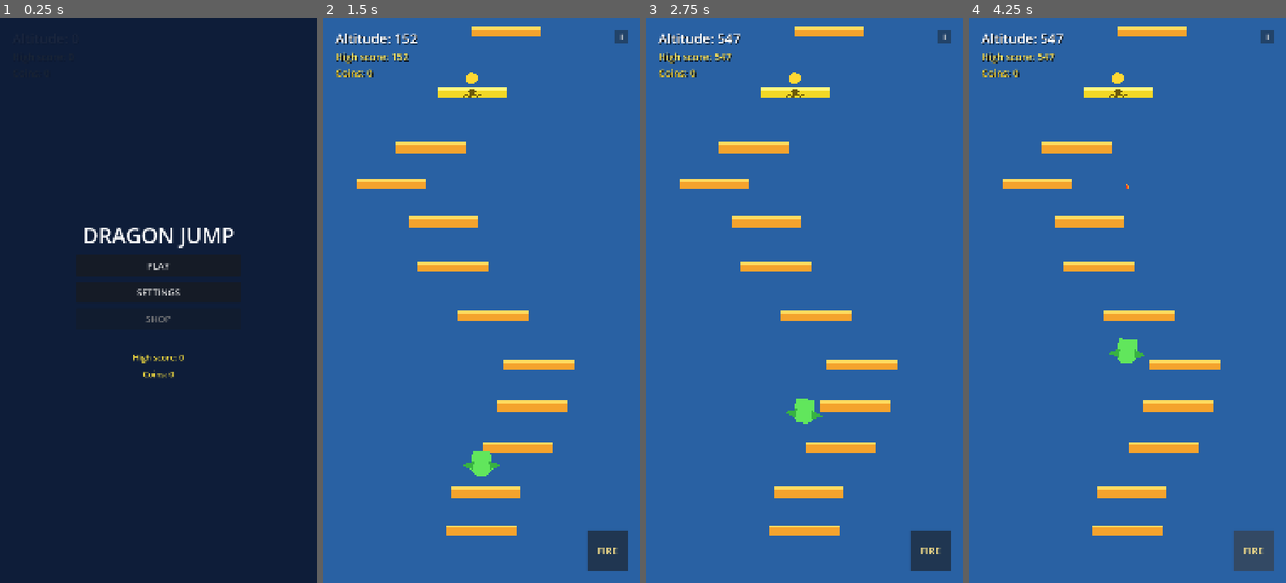
Above: before the commit, frames 1-4 (left to right).
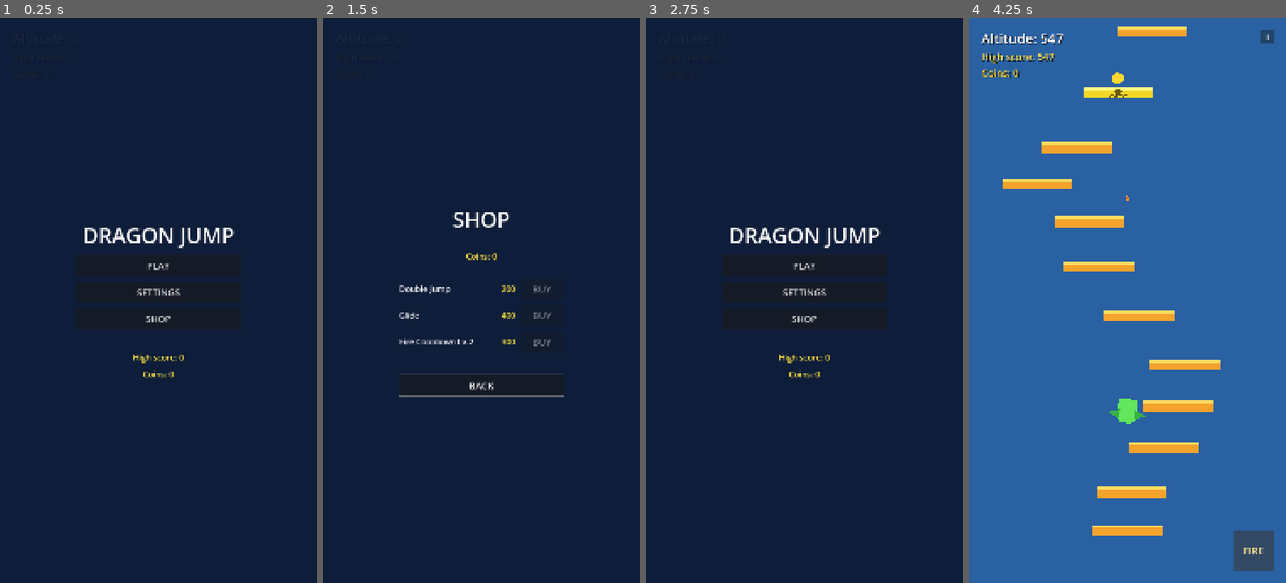
Above: after the commit, the same moments.

Repository: bugrackm/Dragon-Jump
Game: Godot game, scene res://scenes/Main.tscn
Two runs of this game, one before a commit and one after it. Both use one fixed random seed, a clock stepped at 60 frames per second and the inputs below.
Inputs (mouse positions are in pixels of both pictures, inside the frame that each line leads up to):
- Up to frame 1 (0.25 s): no input
- Up to frame 2 (1.5 s): click (481, 317) at 0.5 s, where only the run after the commit has a clickable "SHOP"; click (481, 266) at 1.25 s, where only the run before the commit has a clickable "PLAY"
- Up to frame 3 (2.75 s): click (804, 385) at 2 s, where only the run after the commit has a clickable "BACK"
- Up to frame 4 (4.25 s): click (1127, 266) at 2.75 s, where only the run after the commit has a clickable "PLAY"; click "FIRE" at 3.5 s

The runs differ from the first frame. In frame 1, less than 0.1% of the frame differs, in the area x 46-54%, y 52-54%; in frame 2, 100%, in the area x 0-100%, y 0-100%; in frame 3, 100%; in frame 4, 0.6%.

Commit message:
feat: M3b shop + ability persistence — purchase unlocks, schema v4 migration, ability gating

Diff:
--- a/scenes/MainMenu.tscn
+++ b/scenes/MainMenu.tscn
@@ -55,7 +55,7 @@
 layout_mode = 2
 theme_override_colors/font_disabled_color = Color(0.5, 0.5, 0.5, 1)
 theme_override_font_sizes/font_size = 32
-disabled = true
+disabled = false
 text = "SHOP"
 
 [node name="Spacer" type="Control" parent="CenterContainer/VBoxContainer"]
--- /dev/null
+++ b/scenes/ShopScreen.tscn
@@ -0,0 +1,146 @@
+[gd_scene load_steps=2 format=3]
+
+[ext_resource type="Script" path="res://scripts/ShopScreen.gd" id="1_shop"]
+
+[node name="ShopScreen" type="CanvasLayer"]
+process_mode = 3
+visible = false
+layer = 60
+script = ExtResource("1_shop")
+
+[node name="Background" type="ColorRect" parent="."]
+process_mode = 3
+anchors_preset = 15
+anchor_right = 1.0
+anchor_bottom = 1.0
+grow_horizontal = 2
+grow_vertical = 2
+mouse_filter = 0
+color = Color(0.05, 0.1, 0.2, 0.95)
+
+[node name="CenterContainer" type="CenterContainer" parent="."]
+process_mode = 3
+anchors_preset = 15
+anchor_right = 1.0
+anchor_bottom = 1.0
+grow_horizontal = 2
+grow_vertical = 2
+
+[node name="VBoxContainer" type="VBoxContainer" parent="CenterContainer"]
+custom_minimum_size = Vector2(560, 0)
+layout_mode = 2
+theme_override_constants/separation = 18
+alignment = 1
+
+[node name="TitleLabel" type="Label" parent="CenterContainer/VBoxContainer"]
+layout_mode = 2
+theme_override_colors/font_color = Color(1, 1, 1, 1)
+theme_override_font_sizes/font_size = 72
+text = "SHOP"
+horizontal_alignment = 1
+
+[node name="TitleSpacer" type="Control" parent="CenterContainer/VBoxContainer"]
+custom_minimum_size = Vector2(0, 20)
+layout_mode = 2
+mouse_filter = 2
+
+[node name="CoinLabel" type="Label" parent="CenterContainer/VBoxContainer"]
+layout_mode = 2
+theme_override_colors/font_color = Color(1, 0.9, 0.25, 1)
+theme_override_font_sizes/font_size = 28
+text = "Coins: 0"
+horizontal_alignment = 1
+
+[node name="CoinSpacer" type="Control" parent="CenterContainer/VBoxContainer"]
+custom_minimum_size = Vector2(0, 20)
+layout_mode = 2
+mouse_filter = 2
+
+[node name="DoubleJumpRow" type="HBoxContainer" parent="CenterContainer/VBoxContainer"]
+custom_minimum_size = Vector2(0, 72)
+layout_mode = 2
+theme_override_constants/separation = 16
+alignment = 1
+
+[node name="Label" type="Label" parent="CenterContainer/VBoxContainer/DoubleJumpRow"]
+custom_minimum_size = Vector2(290, 0)
+layout_mode = 2
+theme_override_font_sizes/font_size = 28
+text = "Double Jump"
+
+[node name="PriceLabel" type="Label" parent="CenterContainer/VBoxContainer/DoubleJumpRow"]
+custom_minimum_size = Vector2(90, 0)
+layout_mode = 2
+theme_override_colors/font_color = Color(1, 0.9, 0.25, 1)
+theme_override_font_sizes/font_size = 28
+text = "200"
+horizontal_alignment = 2
+
+[node name="BuyButton" type="Button" parent="CenterContainer/VBoxContainer/DoubleJumpRow"]
+custom_minimum_size = Vector2(150, 64)
+layout_mode = 2
+theme_override_font_sizes/font_size = 32
+text = "BUY"
+
+[node name="GlideRow" type="HBoxContainer" parent="CenterContainer/VBoxContainer"]
+custom_minimum_size = Vector2(0, 72)
+layout_mode = 2
+theme_override_constants/separation = 16
+alignment = 1
+
+[node name="Label" type="Label" parent="CenterContainer/VBoxContainer/GlideRow"]
+custom_minimum_size = Vector2(290, 0)
+layout_mode = 2
+theme_override_font_sizes/font_size = 28
+text = "Glide"
+
+[node name="PriceLabel" type="Label" parent="CenterContainer/VBoxContainer/GlideRow"]
+custom_minimum_size = Vector2(90, 0)
+layout_mode = 2
+theme_override_colors/font_color = Color(1, 0.9, 0.25, 1)
+theme_override_font_sizes/font_size = 28
+text = "400"
+horizontal_alignment = 2
+
+[node name="BuyButton" type="Button" parent="CenterContainer/VBoxContainer/GlideRow"]
+custom_minimum_size = Vector2(150, 64)
+layout_mode = 2
+theme_override_font_sizes/font_size = 32
+text = "BUY"
+
+[node name="FireUpgradeRow" type="HBoxContainer" parent="CenterContainer/VBoxContainer"]
+custom_minimum_size = Vector2(0, 72)
+layout_mode = 2
+theme_override_constants/separation = 16
+alignment = 1
+
+[node name="Label" type="Label" parent="CenterContainer/VBoxContainer/FireUpgradeRow"]
+custom_minimum_size = Vector2(290, 0)
+layout_mode = 2
+theme_override_font_sizes/font_size = 28
+text = "Fire Cooldown Lv.2"
+
+[node name="PriceLabel" type="Label" parent="CenterContainer/VBoxContainer/FireUpgradeRow"]
+custom_minimum_size = Vector2(90, 0)
+layout_mode = 2
+theme_override_colors/font_color = Color(1, 0.9, 0.25, 1)
+theme_override_font_sizes/font_size = 28
+text = "300"
+horizontal_alignment = 2
+
+[node name="BuyButton" type="Button" parent="CenterContainer/VBoxContainer/FireUpgradeRow"]
+custom_minimum_size = Vector2(150, 64)
+layout_mode = 2
+theme_override_font_sizes/font_size = 32
+text = "BUY"
+
+[node name="BackSpacer" type="Control" parent="CenterContainer/VBoxContainer"]
+custom_minimum_size = Vector2(0, 40)
+layout_mode = 2
+mouse_filter = 2
+
+[node name="BackButton" type="Button" parent="CenterContainer/VBoxContainer"]
+custom_minimum_size = Vector2(0, 72)
+layout_mode = 2
+theme_override_font_sizes/font_size = 32
+text = "BACK"
--- a/scripts/AbilityController.gd
+++ b/scripts/AbilityController.gd
@@ -4,7 +4,6 @@
 
 signal cooldown_changed(is_on_cooldown: bool)
 
-const FIRE_COOLDOWN_SECONDS := 0.5
 const FIRE_PROJECTILE_SCENE := preload("res://scenes/FireProjectile.tscn")
 const PROJECTILE_SPAWN_OFFSET := Vector2(0.0, -58.0)
 
@@ -14,6 +13,7 @@
 var _world: Node2D
 var _enemy_manager: Node
 var _camera: Camera2D
+var _fire_cooldown_seconds := 0.5
 var _cooldown_left := 0.0
 var _active := false
 var _projectiles: Array[Area2D] = []
@@ -51,9 +51,13 @@
 	):
 		return
 
-	_cooldown_left = FIRE_COOLDOWN_SECONDS
+	_cooldown_left = _fire_cooldown_seconds
 	cooldown_changed.emit(true)
 	_spawn_projectile()
+
+
+func set_fire_cooldown(seconds: float) -> void:
+	_fire_cooldown_seconds = maxf(0.0, seconds)
 
 
 func set_active(is_active: bool) -> void:
--- a/scripts/Main.gd
+++ b/scripts/Main.gd
@@ -6,6 +6,7 @@
 const GAME_OVER_SCREEN_SCENE := preload("res://scenes/GameOverScreen.tscn")
 const SETTINGS_MENU_SCENE := preload("res://scenes/SettingsMenu.tscn")
 const PAUSE_OVERLAY_SCENE := preload("res://scenes/PauseOverlay.tscn")
+const SHOP_SCREEN_SCENE := preload("res://scenes/ShopScreen.tscn")
 
 @export var run_seed := 0
 @export var world_scene: PackedScene
@@ -18,6 +19,7 @@
 var _game_over_screen: CanvasLayer
 var _settings_menu: CanvasLayer
 var _pause_overlay: CanvasLayer
+var _shop_screen: CanvasLayer
 var _settings_return_to_pause := false
 
 var _current_world: Node2D
@@ -53,6 +55,10 @@
 	if not event is InputEventKey:
 		return
 	if event.keycode != KEY_ESCAPE or not event.pressed or event.echo:
+		return
+	if is_instance_valid(_shop_screen) and _shop_screen.visible:
+		_hide_shop()
+		get_viewport().set_input_as_handled()
 		return
 
 	if is_instance_valid(_settings_menu) and _settings_menu.visible:
@@ -122,6 +128,12 @@
 	_pause_overlay.connect("quit_to_menu_requested", _quit_to_menu)
 	_pause_overlay.visible = false
 
+	_shop_screen = SHOP_SCREEN_SCENE.instantiate() as CanvasLayer
+	add_child(_shop_screen)
+	_shop_screen.connect("back_requested", _hide_shop)
+	_shop_screen.connect("purchase_made", _on_shop_purchase_made)
+	_shop_screen.visible = false
+
 
 func _ensure_main_menu() -> void:
 	if is_instance_valid(_main_menu):
@@ -130,6 +142,7 @@
 	add_child(_main_menu)
 	_main_menu.connect("play_requested", _start_game)
 	_main_menu.connect("settings_requested", _show_settings)
+	_main_menu.connect("shop_requested", _show_shop)
 
 
 func _show_main_menu() -> void:
@@ -152,6 +165,7 @@
 	_settings_menu.visible = false
 	_game_over_screen.visible = false
 	_pause_overlay.visible = false
+	_shop_screen.visible = false
 	get_tree().paused = false
 
 	_current_world = world_scene.instantiate() as Node2D
@@ -174,6 +188,11 @@
 	_coin_manager.coin_collected.connect(_on_coin_collected)
 	_enemy_manager.enemy_destroyed.connect(_coin_manager._on_enemy_destroyed)
 	_player.ability_controller.cooldown_changed.connect(hud.set_fire_cooldown)
+	_player.configure_abilities(
+		profile_store.is_double_jump_unlocked(),
+		profile_store.is_glide_unlocked(),
+		profile_store.get_fire_breath_level()
+	)
 
 	_last_difficulty_factor = -1.0
 	_highest_camera_y = _camera.position.y
@@ -233,6 +252,7 @@
 	_game_over_screen.visible = false
 	_pause_overlay.visible = false
 	_settings_menu.visible = false
+	_shop_screen.visible = false
 	_show_main_menu()
 
 
@@ -254,6 +274,38 @@
 	if _settings_return_to_pause:
 		_settings_return_to_pause = false
 		_pause_overlay.visible = true
+
+
+func _show_shop() -> void:
+	if run_session.state != run_session.RunState.READY:
+		return
+	if not is_instance_valid(_main_menu) or not _main_menu.visible:
+		return
+	if (
+		_settings_menu.visible
+		or _pause_overlay.visible
+		or _game_over_screen.visible
+		or _shop_screen.visible
+	):
+		return
+
+	_main_menu.visible = false
+	_shop_screen.call("open", profile_store)
+	_shop_screen.visible = true
+	_shop_screen.call("grab_focus_on_first_button")
+
+
+func _hide_shop() -> void:
+	if not is_instance_valid(_shop_screen) or not _shop_screen.visible:
+		return
+	_shop_screen.visible = false
+	_show_main_menu()
+
+
+func _on_shop_purchase_made() -> void:
+	hud.set_coins(profile_store.total_coins)
+	if is_instance_valid(_main_menu):
+		_main_menu.call("refresh", profile_store)
 
 
 func _free_current_world() -> void:
--- a/scripts/MainMenu.gd
+++ b/scripts/MainMenu.gd
@@ -2,6 +2,7 @@
 
 signal play_requested
 signal settings_requested
+signal shop_requested
 
 @onready var high_score_label: Label = $CenterContainer/VBoxContainer/HighScoreLabel
 @onready var coin_label: Label = $CenterContainer/VBoxContainer/CoinLabel
@@ -14,6 +15,9 @@
 	$CenterContainer/VBoxContainer/SettingsButton.pressed.connect(
 		func() -> void: settings_requested.emit()
 	)
+	$CenterContainer/VBoxContainer/ShopButton.pressed.connect(
+		func() -> void: shop_requested.emit()
+	)
 
 
 func refresh(profile_store: Node) -> void:
--- a/scripts/Player.gd
+++ b/scripts/Player.gd
@@ -12,6 +12,8 @@
 @onready var animation_controller := $AnimationController
 
 var active := false
+var double_jump_enabled := false
+var glide_enabled := false
 var _screen_width := 1080.0
 var _can_double_jump := true
 var _double_jump_cooldown_left := 0.0
@@ -44,10 +46,20 @@
 
 	var double_jump_requested := bool(input_controller.call("consume_double_jump_request"))
 	var double_jump_just_triggered := false
-	var is_gliding := bool(input_controller.get("glide_active")) and not on_floor_before_move and velocity.y > 0.0
+	var can_double_jump := (
+		double_jump_enabled
+		and _can_double_jump
+		and _double_jump_cooldown_left <= 0.0
+	)
+	var is_gliding := (
+		glide_enabled
+		and bool(input_controller.get("glide_active"))
+		and not on_floor_before_move
+		and velocity.y > 0.0
+	)
 	var current_gravity := GRAVITY * 0.25 if is_gliding else GRAVITY
 	velocity.y += current_gravity * delta
-	if double_jump_requested and not on_floor_before_move and _can_double_jump and _double_jump_cooldown_left <= 0.0:
+	if double_jump_requested and not on_floor_before_move and can_double_jump:
 		velocity.y = JUMP_VELOCITY
 		_can_double_jump = false
 		_double_jump_cooldown_left = DOUBLE_JUMP_COOLDOWN
@@ -66,11 +78,21 @@
 	if double_jump_just_triggered:
 		animation_controller.call("trigger_double_jump")
 	var animation_is_gliding := (
-		bool(input_controller.get("glide_active"))
+		glide_enabled
+		and bool(input_controller.get("glide_active"))
 		and not is_on_floor()
 		and velocity.y > 0.0
 	)
 	animation_controller.call("update_animation", animation_is_gliding)
+
+
+func configure_abilities(double_jump: bool, glide: bool, fire_level: int) -> void:
+	double_jump_enabled = double_jump
+	glide_enabled = glide
+	ability_controller.call(
+		"set_fire_cooldown",
+		ProfileStore.get_fire_cooldown_for_level(fire_level)
+	)
 
 
 func start_movement() -> void:
--- a/scripts/ProfileStore.gd
+++ b/scripts/ProfileStore.gd
@@ -1,21 +1,35 @@
+class_name ProfileStore
 extends Node
 
-## Stores persistent score and wallet data in an INI-style file.
+## Stores persistent score, wallet, settings, and ability unlock data.
 
 signal high_score_changed(new_high_score: int)
 signal coins_changed(new_total: int)
 signal settings_changed(key: String, value: Variant)
+signal ability_unlocked(ability_key: String)
+signal ability_upgraded(ability_key: String, new_level: int)
 
 const SAVE_PATH := "user://profile.cfg"
-const CURRENT_SCHEMA_VERSION := 3
+const CURRENT_SCHEMA_VERSION := 4
 const SECTION_PROFILE := "profile"
 const SECTION_ECONOMY := "economy"
 const SECTION_SETTINGS := "settings"
+const SECTION_ABILITIES := "abilities"
+
+const MAX_FIRE_BREATH_LEVEL := 3
+const COST_DOUBLE_JUMP := 200
+const COST_GLIDE := 400
+const COST_FIRE_LEVEL_2 := 300
+const COST_FIRE_LEVEL_3 := 800
+const FIRE_COOLDOWN_BY_LEVEL := [0.5, 0.35, 0.2]
 
 var high_score := 0
 var total_coins := 0
 var sound_enabled := true
 var music_enabled := true
+var double_jump_unlocked := false
+var glide_unlocked := false
+var fire_breath_level := 1
 var schema_version := CURRENT_SCHEMA_VERSION
 
 
@@ -29,6 +43,7 @@
 
 	if error == ERR_FILE_NOT_FOUND:
 		_reset_to_defaults()
+		save_profile()
 		return
 	if error != OK:
 		push_warning("Profile could not be read; restoring safe defaults.")
@@ -36,18 +51,34 @@
 		save_profile()
 		return
 
-	var loaded_schema_version := maxi(1, int(config.get_value(
+	var loaded_schema_value: Variant = config.get_value(
 		SECTION_PROFILE,
 		"schema_version",
 		1
-	)))
-	high_score = maxi(0, int(config.get_value(SECTION_PROFILE, "high_score", 0)))
+	)
+	var schema_is_valid := typeof(loaded_schema_value) == TYPE_INT
+	var loaded_schema_version := maxi(
+		1,
+		int(loaded_schema_value) if schema_is_valid else 1
+	)
+	var is_future_schema := loaded_schema_version > CURRENT_SCHEMA_VERSION
+
+	var loaded_high_score: Variant = config.get_value(
+		SECTION_PROFILE,
+		"high_score",
+		0
+	)
+	var high_score_is_valid := typeof(loaded_high_score) == TYPE_INT
+	high_score = maxi(0, int(loaded_high_score)) if high_score_is_valid else 0
+
+	var loaded_total_coins: Variant = config.get_value(
+		SECTION_ECONOMY,
+		"total_coins",
+		0
+	)
+	var coins_are_valid := typeof(loaded_total_coins) == TYPE_INT
 	if loaded_schema_version >= 2:
-		total_coins = maxi(0, int(config.get_value(
-			SECTION_ECONOMY,
-			"total_coins",
-			0
-		)))
+		total_coins = maxi(0, int(loaded_total_coins)) if coins_are_valid else 0
 	else:
 		total_coins = 0
 
@@ -63,20 +94,88 @@
 	)
 	var sound_is_valid := typeof(loaded_sound_enabled) == TYPE_BOOL
 	var music_is_valid := typeof(loaded_music_enabled) == TYPE_BOOL
-	sound_enabled = loaded_sound_enabled if sound_is_valid else true
-	music_enabled = loaded_music_enabled if music_is_valid else true
-
-	schema_version = CURRENT_SCHEMA_VERSION
+	if loaded_schema_version >= 3:
+		sound_enabled = loaded_sound_enabled if sound_is_valid else true
+		music_enabled = loaded_music_enabled if music_is_valid else true
+	else:
+		sound_enabled = true
+		music_enabled = true
+
+	var loaded_double_jump: Variant = config.get_value(
+		SECTION_ABILITIES,
+		"double_jump_unlocked",
+		false
+	)
+	var loaded_glide: Variant = config.get_value(
+		SECTION_ABILITIES,
+		"glide_unlocked",
+		false
+	)
+	var loaded_fire_level: Variant = config.get_value(
+		SECTION_ABILITIES,
+		"fire_breath_level",
+		1
+	)
+	var double_jump_is_valid := typeof(loaded_double_jump) == TYPE_BOOL
+	var glide_is_valid := typeof(loaded_glide) == TYPE_BOOL
+	var fire_level_is_valid := typeof(loaded_fire_level) == TYPE_INT
+	var fire_level_was_in_range := (
+		fire_level_is_valid
+		and int(loaded_fire_level) >= 1
+		and int(loaded_fire_level) <= MAX_FIRE_BREATH_LEVEL
+	)
+
+	if loaded_schema_version < CURRENT_SCHEMA_VERSION:
+		# Before M3b these abilities were always available, so existing players
+		# retain them when their legacy profile is upgraded to schema v4.
+		double_jump_unlocked = true
+		glide_unlocked = true
+		fire_breath_level = 1
+	else:
+		double_jump_unlocked = loaded_double_jump if double_jump_is_valid else false
+		glide_unlocked = loaded_glide if glide_is_valid else false
+		fire_breath_level = clampi(int(loaded_fire_level), 1, MAX_FIRE_BREATH_LEVEL) \
+			if fire_level_is_valid else 1
+
+	schema_version = loaded_schema_version if is_future_schema else CURRENT_SCHEMA_VERSION
+	if is_future_schema:
+		push_warning(
+			"Profile schema %d is newer than supported schema %d; leaving the file unchanged."
+			% [loaded_schema_version, CURRENT_SCHEMA_VERSION]
+		)
+		return
+
 	var economy_missing := not config.has_section_key(SECTION_ECONOMY, "total_coins")
 	var sound_missing := not config.has_section_key(SECTION_SETTINGS, "sound_enabled")
 	var music_missing := not config.has_section_key(SECTION_SETTINGS, "music_enabled")
+	var double_jump_missing := not config.has_section_key(
+		SECTION_ABILITIES,
+		"double_jump_unlocked"
+	)
+	var glide_missing := not config.has_section_key(
+		SECTION_ABILITIES,
+		"glide_unlocked"
+	)
+	var fire_level_missing := not config.has_section_key(
+		SECTION_ABILITIES,
+		"fire_breath_level"
+	)
 	if (
 		loaded_schema_version != CURRENT_SCHEMA_VERSION
+		or not schema_is_valid
 		or economy_missing
 		or sound_missing
 		or music_missing
+		or double_jump_missing
+		or glide_missing
+		or fire_level_missing
+		or not high_score_is_valid
+		or not coins_are_valid
 		or not sound_is_valid
 		or not music_is_valid
+		or not double_jump_is_valid
+		or not glide_is_valid
+		or not fire_level_was_in_range
 	):
 		save_profile()
 
@@ -116,13 +215,109 @@
 	return music_enabled
 
 
+func is_double_jump_unlocked() -> bool:
+	return double_jump_unlocked
+
+
+func is_glide_unlocked() -> bool:
+	return glide_unlocked
+
+
+func get_fire_breath_level() -> int:
+	return fire_breath_level
+
+
+func get_double_jump_cost() -> int:
+	return COST_DOUBLE_JUMP
+
+
+func get_glide_cost() -> int:
+	return COST_GLIDE
+
+
+func get_next_fire_upgrade_cost() -> int:
+	if fire_breath_level >= MAX_FIRE_BREATH_LEVEL:
+		return -1
+	return COST_FIRE_LEVEL_2 if fire_breath_level == 1 else COST_FIRE_LEVEL_3
+
+
+func get_fire_cooldown() -> float:
+	return get_fire_cooldown_for_level(fire_breath_level)
+
+
+static func get_fire_cooldown_for_level(level: int) -> float:
+	return float(FIRE_COOLDOWN_BY_LEVEL[clampi(level - 1, 0, 2)])
+
+
+func unlock_double_jump() -> bool:
+	if double_jump_unlocked or total_coins < COST_DOUBLE_JUMP:
+		return false
+
+	var old_total_coins := total_coins
+	var old_unlocked := double_jump_unlocked
+	total_coins -= COST_DOUBLE_JUMP
+	double_jump_unlocked = true
+	if not save_profile():
+		total_coins = old_total_coins
+		double_jump_unlocked = old_unlocked
+		return false
+
+	coins_changed.emit(total_coins)
+	ability_unlocked.emit("double_jump")
+	return true
+
+
+func unlock_glide() -> bool:
+	if glide_unlocked or total_coins < COST_GLIDE:
+		return false
+
+	var old_total_coins := total_coins
+	var old_unlocked := glide_unlocked
+	total_coins -= COST_GLIDE
+	glide_unlocked = true
+	if not save_profile():
+		total_coins = old_total_coins
+		glide_unlocked = old_unlocked
+		return false
+
+	coins_changed.emit(total_coins)
+	ability_unlocked.emit("glide")
+	return true
+
+
+func upgrade_fire_breath() -> bool:
+	var upgrade_cost := get_next_fire_upgrade_cost()
+	if upgrade_cost < 0 or total_coins < upgrade_cost:
+		return false
+
+	var old_total_coins := total_coins
+	var old_fire_level := fire_breath_level
+	total_coins -= upgrade_cost
+	fire_breath_level = mini(fire_breath_level + 1, MAX_FIRE_BREATH_LEVEL)
+	if not save_profile():
+		total_coins = old_total_coins
+		fire_breath_level = old_fire_level
+		return false
+
+	coins_changed.emit(total_coins)
+	ability_upgraded.emit("fire_breath", fire_breath_level)
+	return true
+
+
 func save_profile() -> bool:
+	if schema_version > CURRENT_SCHEMA_VERSION:
+		push_warning("Refusing to overwrite a profile created by a newer schema.")
+		return false
+
 	var config := ConfigFile.new()
 	config.set_value(SECTION_PROFILE, "schema_version", CURRENT_SCHEMA_VERSION)
 	config.set_value(SECTION_PROFILE, "high_score", high_score)
 	config.set_value(SECTION_ECONOMY, "total_coins", total_coins)
 	config.set_value(SECTION_SETTINGS, "sound_enabled", sound_enabled)
 	config.set_value(SECTION_SETTINGS, "music_enabled", music_enabled)
+	config.set_value(SECTION_ABILITIES, "double_jump_unlocked", double_jump_unlocked)
+	config.set_value(SECTION_ABILITIES, "glide_unlocked", glide_unlocked)
+	config.set_value(SECTION_ABILITIES, "fire_breath_level", fire_breath_level)
 
 	var error := config.save(SAVE_PATH)
 	if error != OK:
@@ -137,3 +332,6 @@
 	total_coins = 0
 	sound_enabled = true
 	music_enabled = true
+	double_jump_unlocked = false
+	glide_unlocked = false
+	fire_breath_level = 1
--- /dev/null
+++ b/scripts/ShopScreen.gd
@@ -0,0 +1,101 @@
+extends CanvasLayer
+
+signal back_requested
+signal purchase_made
+
+@onready var coin_label: Label = $CenterContainer/VBoxContainer/CoinLabel
+@onready var double_jump_price_label: Label = $CenterContainer/VBoxContainer/DoubleJumpRow/PriceLabel
+@onready var double_jump_button: Button = $CenterContainer/VBoxContainer/DoubleJumpRow/BuyButton
+@onready var glide_price_label: Label = $CenterContainer/VBoxContainer/GlideRow/PriceLabel
+@onready var glide_button: Button = $CenterContainer/VBoxContainer/GlideRow/BuyButton
+@onready var fire_name_label: Label = $CenterContainer/VBoxContainer/FireUpgradeRow/Label
+@onready var fire_price_label: Label = $CenterContainer/VBoxContainer/FireUpgradeRow/PriceLabel
+@onready var fire_button: Button = $CenterContainer/VBoxContainer/FireUpgradeRow/BuyButton
+@onready var back_button: Button = $CenterContainer/VBoxContainer/BackButton
+
+var _profile_store: Node
+
+
+func _ready() -> void:
+	double_jump_button.pressed.connect(_on_double_jump_pressed)
+	glide_button.pressed.connect(_on_glide_pressed)
+	fire_button.pressed.connect(_on_fire_upgrade_pressed)
+	back_button.pressed.connect(_on_back_pressed)
+
+
+func open(profile_store: Node) -> void:
+	_profile_store = profile_store
+	refresh()
+	visible = true
+
+
+func refresh() -> void:
+	if not is_instance_valid(_profile_store):
+		return
+
+	var coins := int(_profile_store.get("total_coins"))
+	coin_label.text = "Coins: %d" % coins
+
+	var double_jump_cost := int(_profile_store.call("get_double_jump_cost"))
+	double_jump_price_label.text = str(double_jump_cost)
+	var owns_double_jump := bool(_profile_store.call("is_double_jump_unlocked"))
+	double_jump_button.text = "OWNED" if owns_double_jump else "BUY"
+	double_jump_button.disabled = owns_double_jump or coins < double_jump_cost
+
+	var glide_cost := int(_profile_store.call("get_glide_cost"))
+	glide_price_label.text = str(glide_cost)
+	var owns_glide := bool(_profile_store.call("is_glide_unlocked"))
+	glide_button.text = "OWNED" if owns_glide else "BUY"
+	glide_button.disabled = owns_glide or coins < glide_cost
+
+	var fire_level := int(_profile_store.call("get_fire_breath_level"))
+	var fire_upgrade_cost := int(_profile_store.call("get_next_fire_upgrade_cost"))
+	if fire_upgrade_cost < 0:
+		fire_name_label.text = "Fire Cooldown Lv.%d" % fire_level
+		fire_price_label.text = "MAX"
+		fire_button.text = "MAX"
+		fire_button.disabled = true
+	else:
+		fire_name_label.text = "Fire Cooldown Lv.%d" % (fire_level + 1)
+		fire_price_label.text = str(fire_upgrade_cost)
+		fire_button.text = "BUY"
+		fire_button.disabled = coins < fire_upgrade_cost
+
+
+func _on_double_jump_pressed() -> void:
+	if (
+		is_instance_valid(_profile_store)
+		and bool(_profile_store.call("unlock_double_jump"))
+	):
+		refresh()
+		purchase_made.emit()
+
+
+func _on_glide_pressed() -> void:
+	if (
+		is_instance_valid(_profile_store)
+		and bool(_profile_store.call("unlock_glide"))
+	):
+		refresh()
+		purchase_made.emit()
+
+
+func _on_fire_upgrade_pressed() -> void:
+	if (
+		is_instance_valid(_profile_store)
+		and bool(_profile_store.call("upgrade_fire_breath"))
+	):
+		refresh()
+		purchase_made.emit()
+
+
+func _on_back_pressed() -> void:
+	back_requested.emit()
+
+
+func grab_focus_on_first_button() -> void:
+	for button in [double_jump_button, glide_button, fire_button]:
+		if not button.disabled:
+			button.grab_focus()
+			return
+	back_button.grab_focus()
